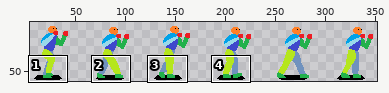
Two versions of one sprite sheet, assets/savageWalk.png. The picture above shows the old version from afar; the outline marks the close-up.
Close-up. As it was:
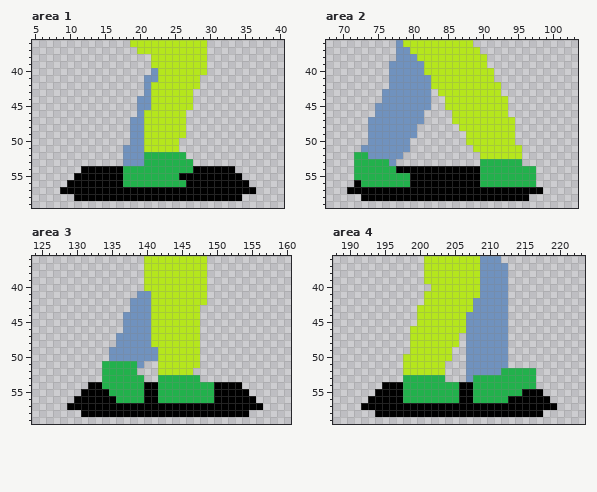
The file is 366x60 pixels. Shown: area 1: x 5..40, y 36..59; area 2: x 68..103, y 36..59; area 3: x 124..160, y 36..59; area 4: x 188..223, y 36..59. The wide view leaves out empty margins. The commit also changed other parts of the picture, which this record leaves out.
New version:
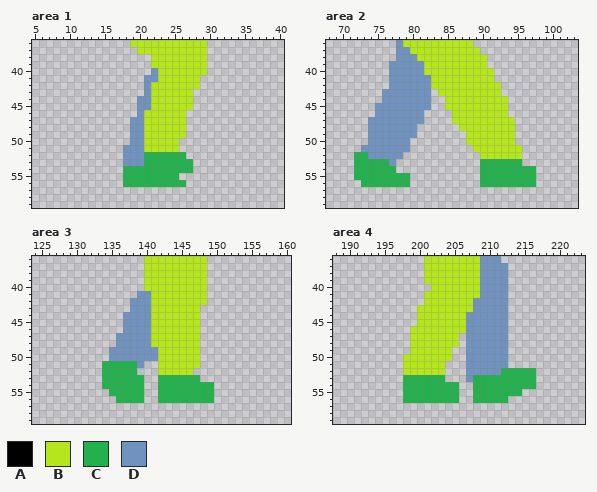
Palette (. is transparent): A #000000  B #b5e61d  C #22b14c  D #7092be
What changed:
Area 1:
y 54: x 12..17 AAAAAA -> ......; x 28..33 AAAAAA -> ......
y 55: x 11..17 AAAAAAA -> .......; x 26..34 AAAAAAAAA -> .........
y 56: x 10..17 AAAAAAAA -> ........; x 27..35 AAAAAAAAA -> .........
y 57: x 9..36 AAAAAAAAAAAAAAAAAAAAAAAAAAAA -> ............................
y 58: x 11..34 AAAAAAAAAAAAAAAAAAAAAAAA -> ........................
Area 2:
y 54: x 78..89 AAAAAAAAAAAA -> ............
y 55: x 80..89 AAAAAAAAAA -> ..........
y 56: x 72 A -> .; x 80..89 AAAAAAAAAA -> ..........
y 57: x 71..98 AAAAAAAAAAAAAAAAAAAAAAAAAAAA -> ............................
y 58: x 73..96 AAAAAAAAAAAAAAAAAAAAAAAA -> ........................
Area 3:
y 54: x 132..133 AA -> ..; x 140..141 AA -> ..; x 150..153 AAAA -> ....
y 55: x 131..134 AAAA -> ....; x 140..141 AA -> ..; x 150..154 AAAAA -> .....
y 56: x 130..135 AAAAAA -> ......; x 140..141 AA -> ..; x 150..155 AAAAAA -> ......
y 57: x 129..156 AAAAAAAAAAAAAAAAAAAAAAAAAAAA -> ............................
y 58: x 131..154 AAAAAAAAAAAAAAAAAAAAAAAA -> ........................
Area 4:
y 54: x 195..197 AAA -> ...; x 206..207 AA -> ..
y 55: x 194..197 AAAA -> ....; x 206..207 AA -> ..; x 215..217 AAA -> ...
y 56: x 193..197 AAAAA -> .....; x 206..207 AA -> ..; x 213..218 AAAAAA -> ......
y 57: x 192..219 AAAAAAAAAAAAAAAAAAAAAAAAAAAA -> ............................
y 58: x 194..217 AAAAAAAAAAAAAAAAAAAAAAAA -> ........................
Pixel boxes of the changes (left, top, right, bottom) in both close-ups:
erased: (60, 166, 256, 201)
erased: (347, 166, 543, 201)
erased: (67, 382, 263, 417)
erased: (361, 382, 557, 417)
